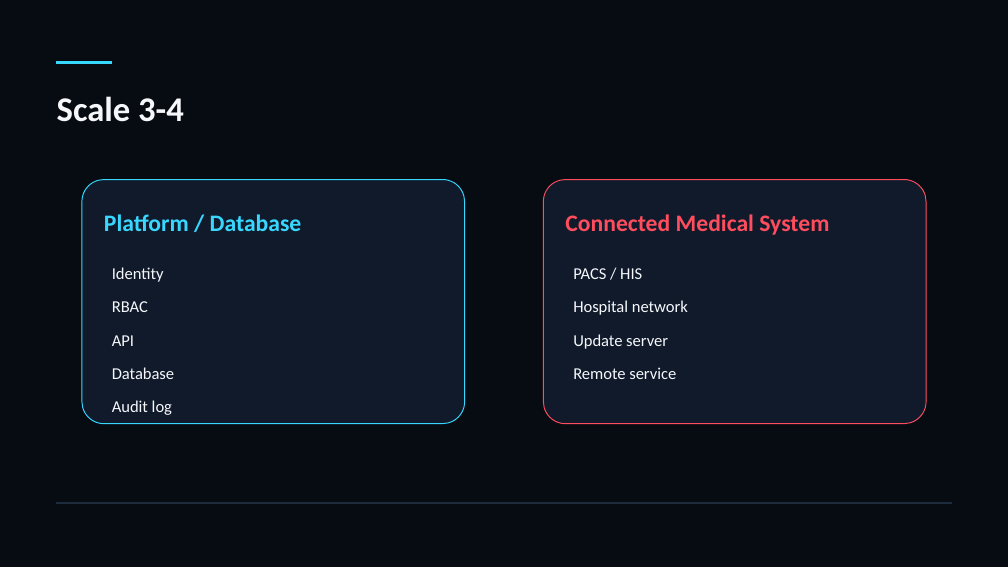
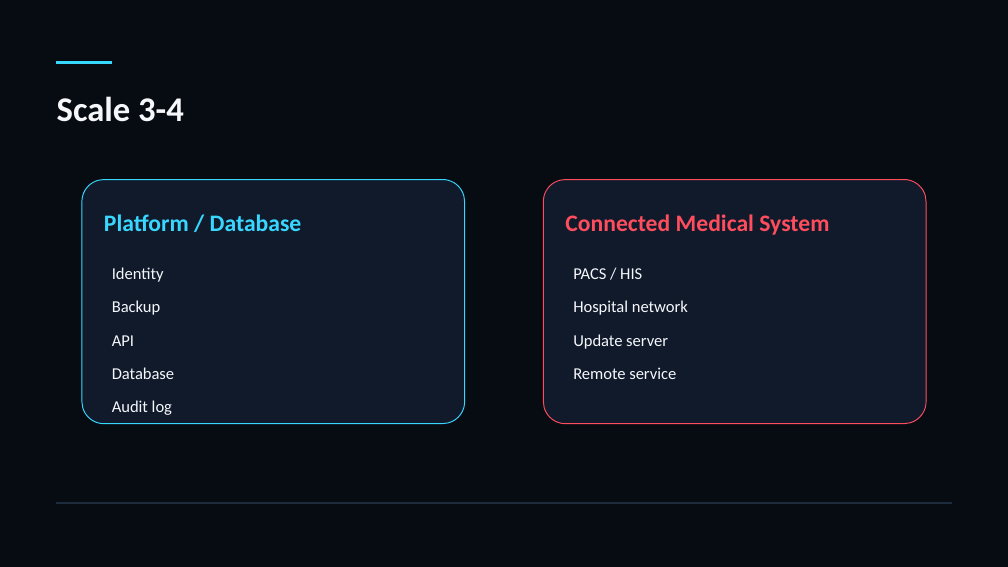
Before and after one commit to JasonLn0711/cybersec-2026-ai-samd-talk, a slide deck: slide 9 of outputs/deck/cybersec-2026-ai-samd-compact-optimized.pptx. Drawn at 1008x567 pixels with LibreOffice and Linux fonts; fonts in the diff are those of the drawing. Boxes give left, top, right and bottom in pixels: in the first picture for what was removed or moved away, otherwise in the second. Text is boxed around its words. In the diff, an @@ line names an element or a change of style, - is before the commit and + after.

```diff
--- a/outputs/deck/cybersec-2026-ai-samd-compact-optimized.pptx
+++ b/outputs/deck/cybersec-2026-ai-samd-compact-optimized.pptx
@@ text at [112, 300, 161, 315]: text changed @@
-RBAC
+Backup
```
Also in this commit, not shown: 3 other slides changed, 18 other files.
